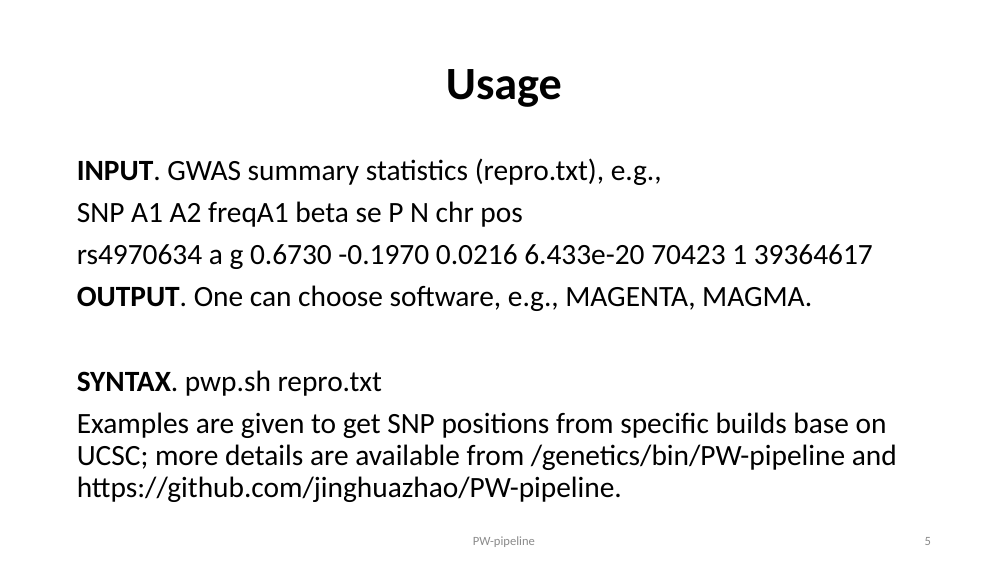
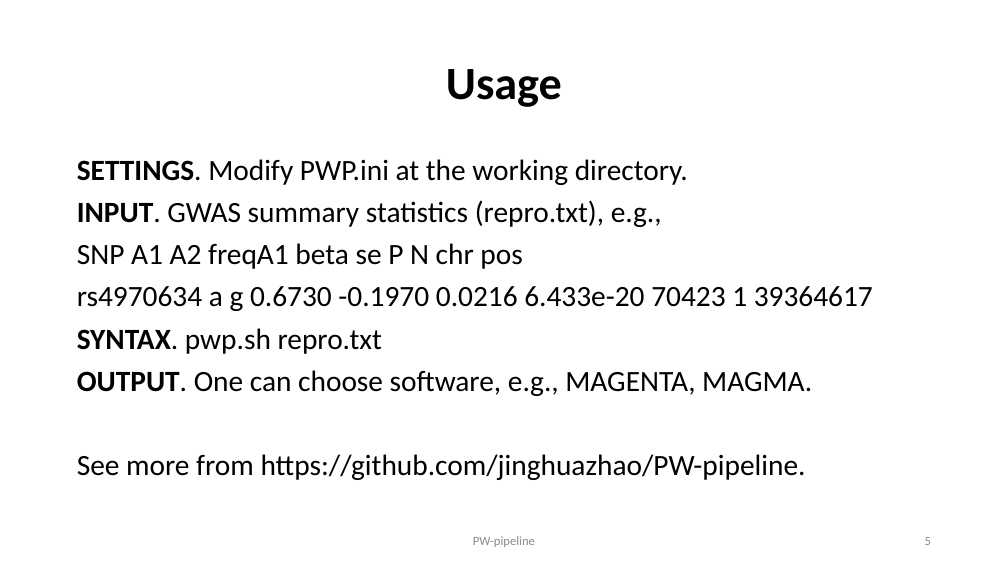
Before and after one commit to jinghuazhao/PW-pipeline, a slide deck: slide 5 of README.pptx. Drawn at 1008x567 pixels with LibreOffice and Linux fonts; fonts in the diff are those of the drawing. Boxes give left, top, right and bottom in pixels: in the first picture for what was removed or moved away, otherwise in the second. Text is boxed around its words. In the diff, an @@ line names an element or a change of style, - is before the commit and + after.

```diff
--- a/README.pptx
+++ b/README.pptx
@@ text at [77, 159, 688, 185]: paragraph added @@
+SETTINGS. Modify PWP.ini at the working directory.
@@ text at [77, 328, 382, 354]: paragraph added @@
+SYNTAX. pwp.sh repro.txt
@@ text at [77, 454, 806, 480]: text changed @@
-SYNTAX. pwp.sh repro.txt
-Examples are given to get SNP positions from specific builds base on UCSC; more details are available from /genetics/bin/PW-pipeline and https://github.com/jinghuazhao/PW-pipeline.
+See more from https://github.com/jinghuazhao/PW-pipeline.
```
Also in this commit, not shown: 2 other slides changed, 2 other files.
